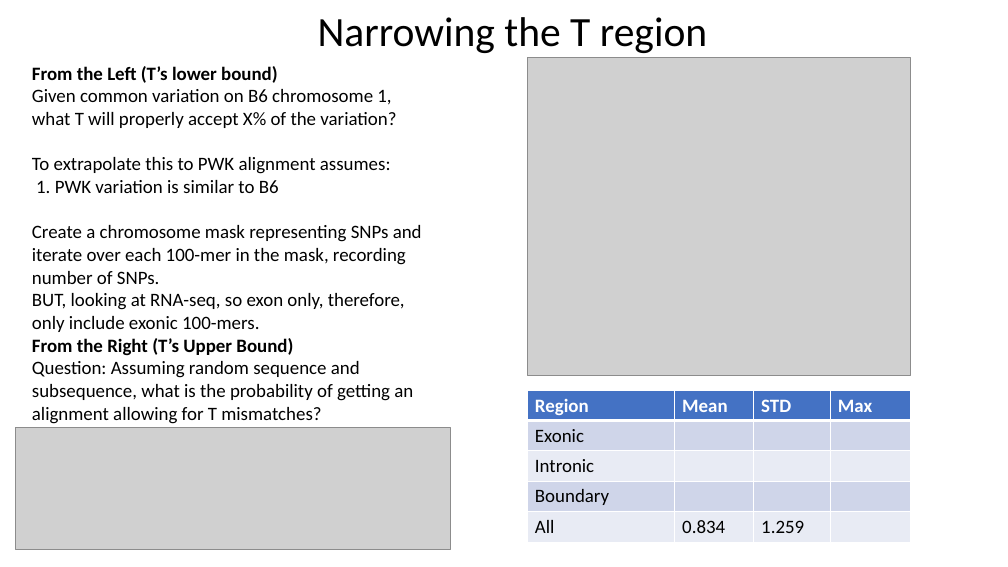
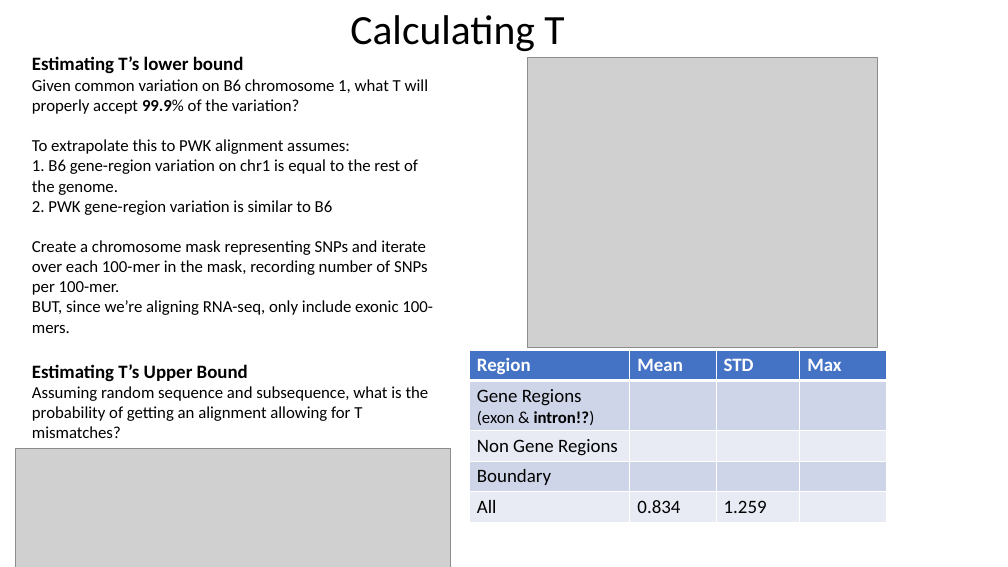
Before and after one commit to nathanieljevans/BMI650, a slide deck: slide 3 of FINAL_PROJECT/Algorithms_Final_Project.pptx. Drawn at 1008x567 pixels with LibreOffice and Linux fonts; fonts in the diff are those of the drawing; grey boxes stand for pictures. Boxes give left, top, right and bottom in pixels: in the first picture for what was removed or moved away, otherwise in the second. Text is boxed around its words. In the diff, an @@ line names an element or a change of style, - is before the commit and + after.

```diff
--- a/FINAL_PROJECT/Algorithms_Final_Project.pptx
+++ b/FINAL_PROJECT/Algorithms_Final_Project.pptx
@@ title at [350,15,564,51]: text changed @@
-Narrowing the T region
+Calculating T
@@ text "Estimating T’s lower bound": place and size @@
-text "Estimating T’s lower bound" at [32,66,422,424]
+text "Estimating T’s lower bound" at [32,56,433,438]
@@ text at [32,56,428,114]: text changed; size 18 to 16 pt @@
-From the Left (T’s lower bound)
-Given common variation on B6 chromosome 1, what T will properly accept X% of the variation?
+Estimating T’s lower bound
+Given common variation on B6 chromosome 1, what T will properly accept 99.9% of the variation?
@@ picture: place and size @@
-picture at [528,57,910,375]
+picture at [528,57,878,348]
@@ text at [32,139,350,154]: size 18 to 16 pt in "To extrapolate this to PWK alignment assumes:" @@
@@ text at [32,159,433,438]: text changed; size 18 to 16 pt @@
-1. PWK variation is similar to B6
-Create a chromosome mask representing SNPs and iterate over each 100-mer in the mask, recording number of SNPs.
-BUT, looking at RNA-seq, so exon only, therefore, only include exonic 100-mers.
-From the Right (T’s Upper Bound)
-Question: Assuming random sequence and subsequence, what is the probability of getting an alignment allowing for T mismatches?
+1. B6 gene-region variation on chr1 is equal to the rest of the genome.
+2. PWK gene-region variation is similar to B6
+Create a chromosome mask representing SNPs and iterate over each 100-mer in the mask, recording number of SNPs per 100-mer.
+BUT, since we’re aligning RNA-seq, only include exonic 100-mers.
+Estimating T’s Upper Bound
+Assuming random sequence and subsequence, what is the probability of getting an alignment allowing for T mismatches?
@@ table at [470,350,887,523] @@
-row 2, column 1: Exonic
+row 2, column 1: Gene Regions (exon & intron!?)
-row 3, column 1: Intronic
+row 3, column 1: Non Gene Regions
@@ table: place and size @@
-table at [528,390,911,542]
+table at [470,350,887,523]
@@ picture: place and size @@
-picture at [16,428,451,550]
+picture at [16,449,451,567]
```
Also in this commit, not shown: 2 other slides changed.
